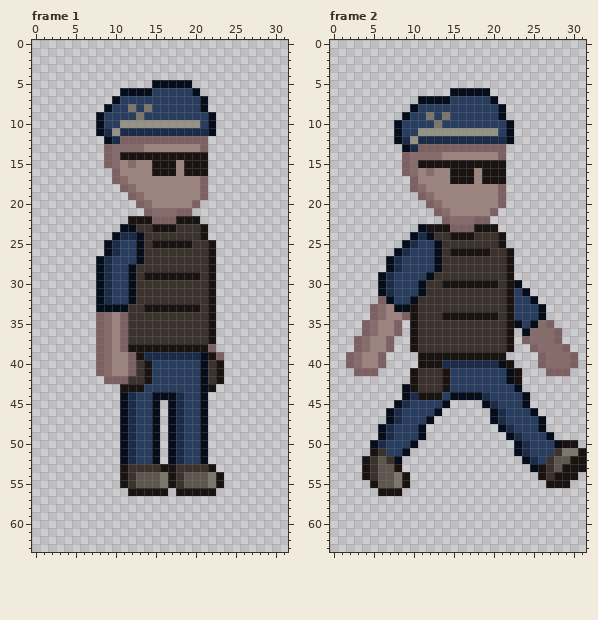
Pixel-art file: assets/img/gcm.aseprite. The picture above was drawn from the file before the commit.
32x64 pixels, 2 frames. Shown: frame 1, frame 2.
Now the later version:
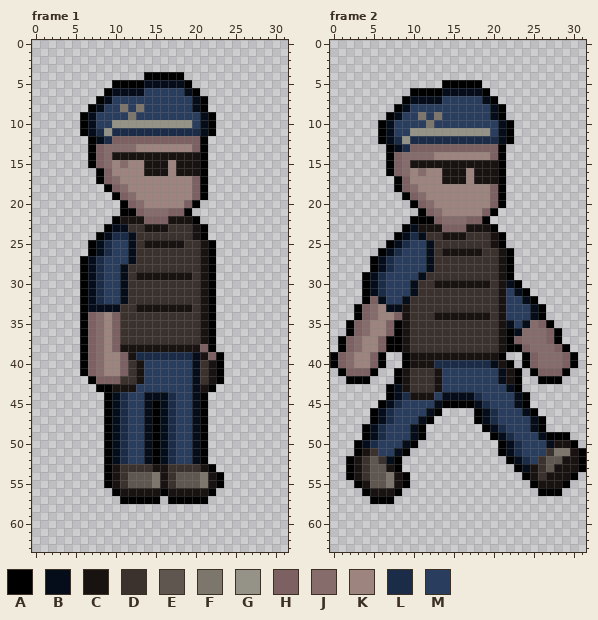
Palette (. is transparent): A #000000  B #050d1b  C #181210  D #3b322e  E #5f574f  F #7c766c  G #959388  H #7d6061  J #876c6c  K #9d847f  L #1b2c49  M #293d5f
The exact change:
layer "CONTORNO" added
Changed rows in their new state; - is an unchanged pixel.
Frame 1:
first column x 6:
 4 --------AAAAA-----
 5 ----AAAAB----A----
 6 ---AB---M----BA---
 7 --ABM---------BA--
 8 -ABM-FMFM-----BA--
 9 ABM---FM-------BA-
10 ABM-G---------MBA-
11 ABLGL----------BA-
12 -ABLH----------A--
13 -AHJ---K------HA--
14 -AHJC----------A--
15 -AHJKJK-C--KC--A--
16 --AHK---C--KC--A--
17 --AHJK--------HA--
18 ---AHJK-------HA--
19 ----AHJK------HA--
20 -----AHJK----HA---
21 -----AAHJ--H-A----
22 ----AC--H--C--A---
23 ---AB-D-C--D--CA--
24 --ABL-BD------CA--
25 -ABLM-BDC----D-CA-
26 -ABLM-BD-------CA-
27 ABLM--BD-------CA-
28 ABLM-BD--------CA-
29 ABLM-BDC------DCA-
30 ABLM-BD--------CA-
31 ABLM-BD--------CA-
32 ABLM-BD--------CA-
33 AB---D-C------DCA-
34 AHJKHD---------CA-
35 AHJKHD---------CA-
36 AHJKHD---------CA-
37 AHJKHD---------CA-
38 AHJKHC---------HA-
39 AHJK-HCL------BCHA
40 AHJK-HDCM-----BDCA
41 AHJK-HDCM-----BDCA
42 -AH--D-CM-----BDCA
43 --AAC--M------BCA-
44 ---ABLM-B--LM-BA--
45 ---ABLM-BABLM-BA--
46 ---ABLM-BABLM-BA--
47 ---ABLM-BABLM-BA--
48 ---ABLM-BABLM-BA--
49 ---ABLM-BABLM-BA--
50 ---ABLM-BABLM-BA--
51 ---ABLM-BABLM-BA--
52 ---ABLM-BABLM-BA--
53 ---ACD---C-D---CA-
54 ---ACDE--FCDE--FCA
55 ---ACDE--FCDE--FCA
56 ----AC----AC----A-
57 -----AAAAA-AAAAA--
Frame 2:
first column x 0:
 5 --------------AAAAA-------------
 6 ----------AAAAB----A------------
 7 ---------AB---M----BA-----------
 8 --------ABM---------BA----------
 9 -------ABM-FMFM-----BA----------
10 ------ABM---FM-------BA---------
11 ------ABM-G---------MBA---------
12 ------ABLGL----------BA---------
13 -------ABLH----------A----------
14 -------AHJ---K------HA----------
15 -------AHJC----------A----------
16 -------AHJKJK-C--KC--A----------
17 --------AHK---C--KC--A----------
18 --------AHJK--------HA----------
19 ---------AHJK-------HA----------
20 ----------AHJK------HA----------
21 -----------AHJK----HA-----------
22 ----------AAAHJ--H-A------------
23 ---------ABC--H--C--A-----------
24 --------ABLBD-C--D--CA----------
25 -------ABLM-BD------CA----------
26 ------ABLM--BDC----D-CA---------
27 -----ABLM---BD-------CA---------
28 -----ABLM---BD-------CA---------
29 ----ABLM---BD--------CA---------
30 ----ABLM--BD-C------DCBA--------
31 ----ABLM--BD---------CMBA-------
32 ----AHBM-BD----------CM-BA------
33 ---AHJKB-CD----------CM--BA-----
34 ---AHJK-HCD--C------DCM--BA-----
35 --AHJK-HACD----------CBMBJHA----
36 --AHJK-HACD----------CABJ--HA---
37 -AHJK-HAACD----------CAHJ--HA---
38 -AHJK-HAACD----------CAAHJ--HA--
39 AHJK-HA--AC----------A--AHJ--HA-
40 AHJK-HA--AC--L------BCA-AHJ--HA-
41 -AH--A--ACD--CM------BCA-AH--A--
42 --AAA---ACD--CM------BCA--AAA---
43 -------ABCD--CM-------BA--------
44 -------ABLC--MB---LM---BA-------
45 ------ABLM---BAAAABLM--BA-------
46 -----ABLM---BA----ABLM--BA------
47 -----ABLM--BA-----ABLM---BA-----
48 ----ABLM--BA-------ABLM--BA-----
49 ----ABLM--BA--------ABLM--BAAA--
50 ---ABLM--BA----------ABLM--BC-A-
51 ---ACDM-BA-----------ABLM--DF-CA
52 --ACDEDBA-------------ABLMDE-C-A
53 --ACDE-CA--------------ABCDEC--A
54 --ACDE-FCA--------------ACDC--A-
55 ---ACE-FCA---------------AC--A--
56 ----AC--A-----------------AAA---
57 -----AAA------------------------
Pixel boxes of the changes (left, top, right, bottom) in both pictures:
changed: (80, 72, 224, 504)
changed: (330, 80, 586, 504)
